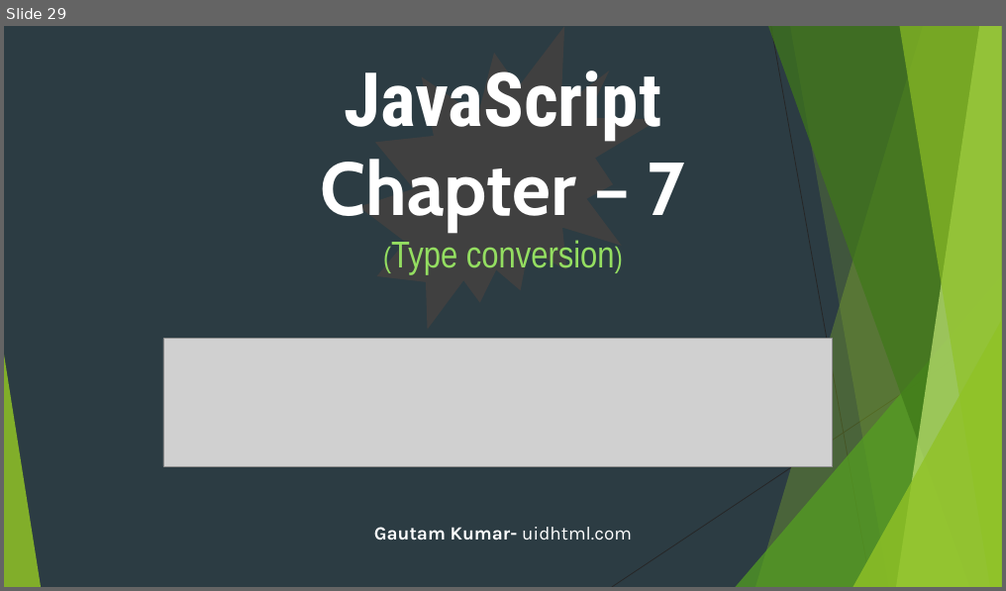
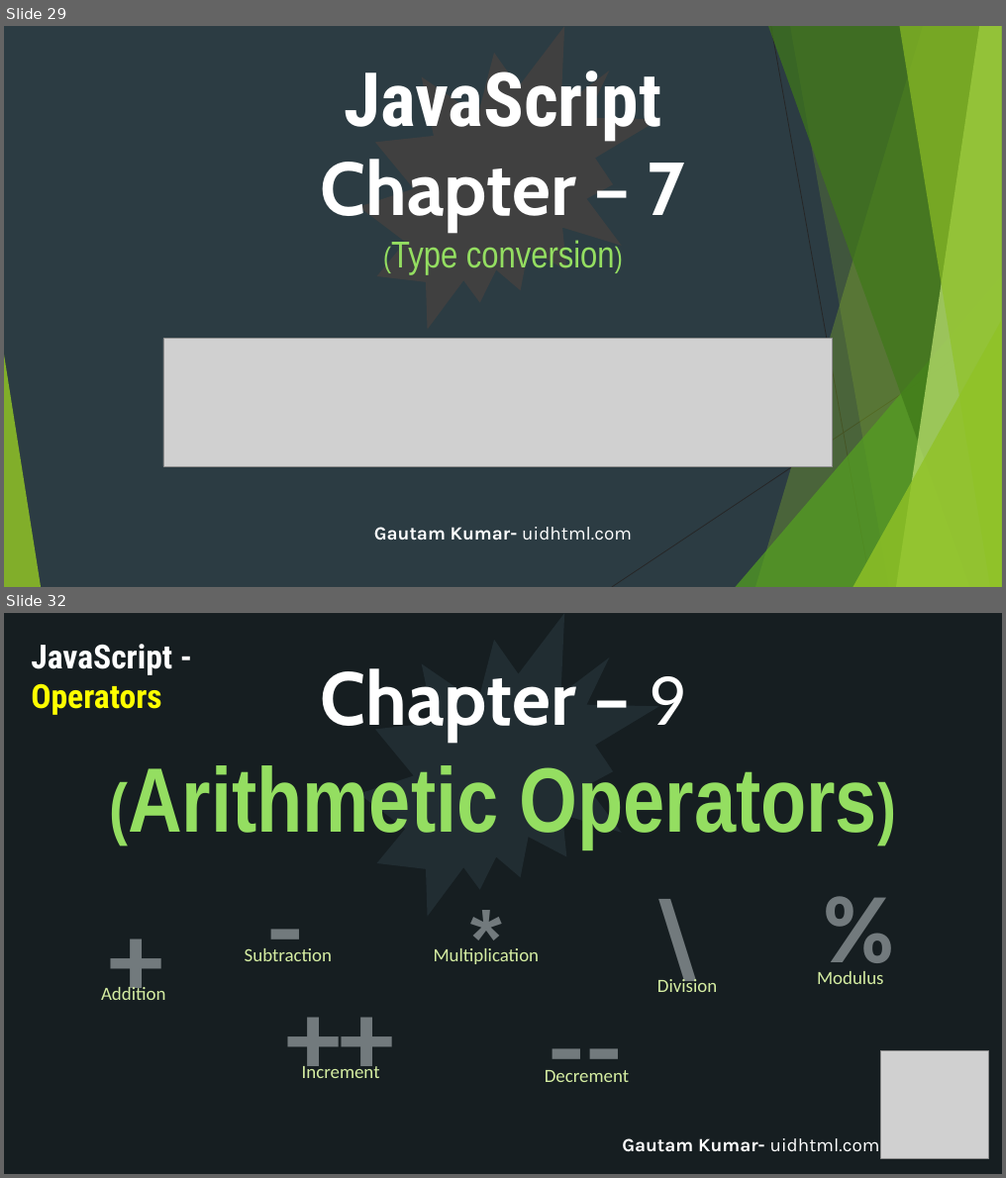
Before and after one commit to uidhtml/javascript-tutorials, a slide deck: Javascript Tutorials.pptx. Shown one above the other, each under a label of ours: slide 29 before the commit, slides 29 and 32 after it; the slides between them are not shown. The pictures are 1006x591 and 1006x1178 pixels, drawn with LibreOffice and Linux fonts; fonts in the diff are those of the drawing; grey boxes stand for pictures. Boxes give left, top, right and bottom in pixels: in the first picture for what was removed or moved away, otherwise in the second. Text is boxed around its words. In the diff, an @@ line names an element or a change of style, - is before the commit and + after.

Commit message:
Added ppt file with 11th chapter

```diff
--- a/Javascript Tutorials.pptx
+++ b/Javascript Tutorials.pptx
@@ slide 32 added at [4,613,1002,1174], background #2C3C43; not listed: 10 template elements that a slide beside it also shows @@
@@ rectangle added at [4,613,1002,1174], fill #161E22 @@
@@ irregular seal added at [358,613,659,916], fill #212D32 @@
@@ text added at [31,644,172,715], 32 pt, text #FFFFFF, bold @@
+JavaScript - Operators
@@ title added at [128,668,877,848], 88 pt, text #94DE61, bold @@
+Chapter – 9
+(Arithmetic Operators)
@@ text added at [249,861,323,990], 96 pt, text #737A7E, bold @@
+-
@@ text added at [450,877,524,1006], 96 pt, text #737A7E, bold @@
+*
@@ text added at [642,870,716,999], 96 pt, text #737A7E, bold @@
+\
@@ text added at [813,860,887,988], 96 pt, text #737A7E, bold @@
+%
@@ text added at [101,885,171,1014], 96 pt, text #737A7E, bold @@
++
@@ text added at [214,964,465,1093], 96 pt, text #737A7E, bold @@
+++
@@ text added at [245,949,332,961], 18 pt, text #D5EDA2 @@
+Subtraction
@@ text added at [434,949,540,964], 18 pt, text #D5EDA2 @@
+Multiplication
@@ text added at [101,984,165,1000], 18 pt, text #D5EDA2 @@
+Addition
@@ text added at [460,981,711,1110], 96 pt, text #737A7E, bold @@
+--
@@ text added at [657,976,717,992], 18 pt, text #D5EDA2 @@
+Division
@@ text added at [817,971,884,984], 18 pt, text #D5EDA2 @@
+Modulus
@@ picture added at [881,1051,989,1158] @@
@@ text added at [302,1063,380,1078], 18 pt, text #D5EDA2 @@
+Increment
@@ text added at [545,1070,629,1082], 18 pt, text #D5EDA2 @@
+Decrement
@@ text added at [622,1139,880,1153], 18 pt, text #FFFFFF, bold @@
+Gautam Kumar- uidhtml.com
```
Also in this commit, not shown: 4 other slides added, 7 other files.
